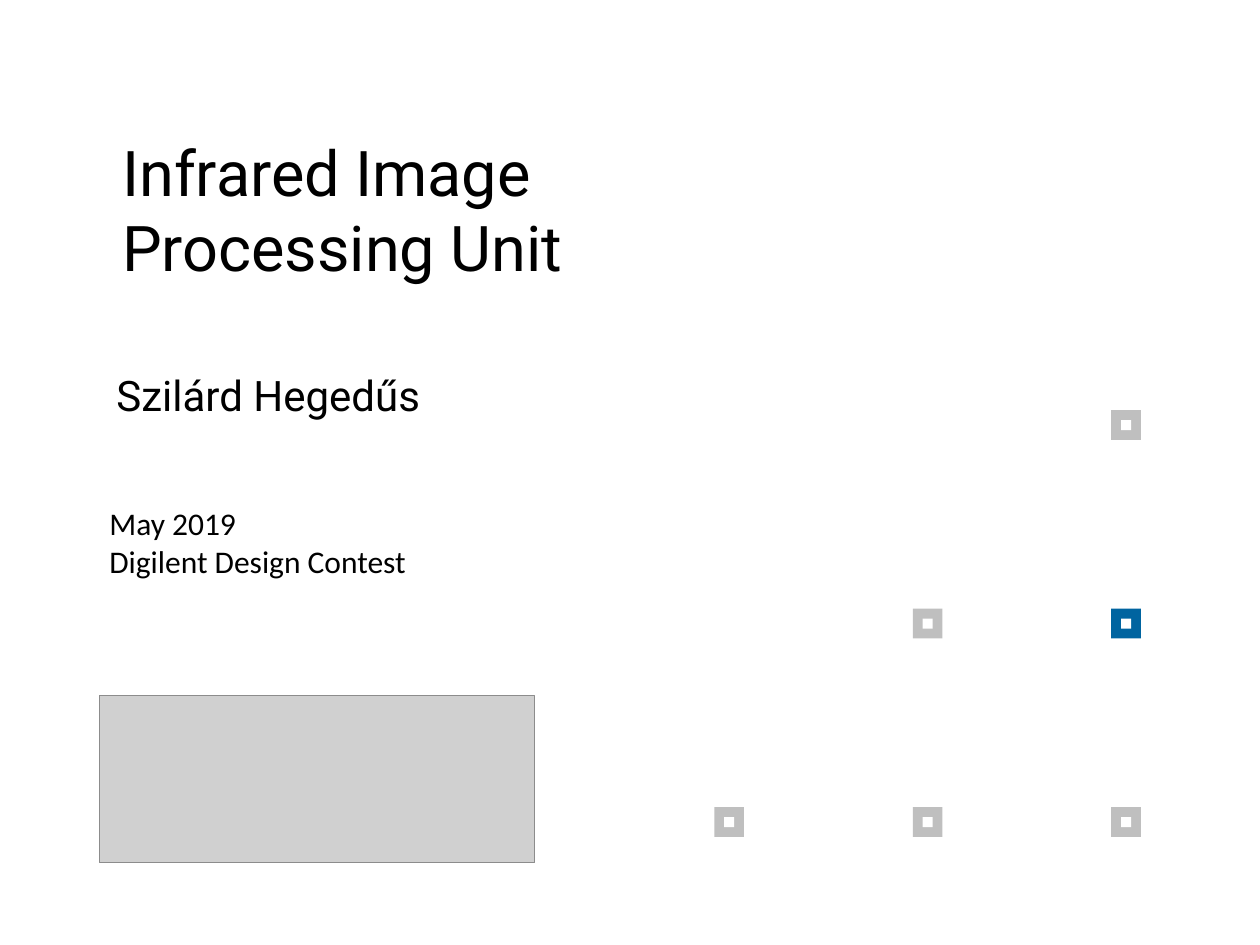
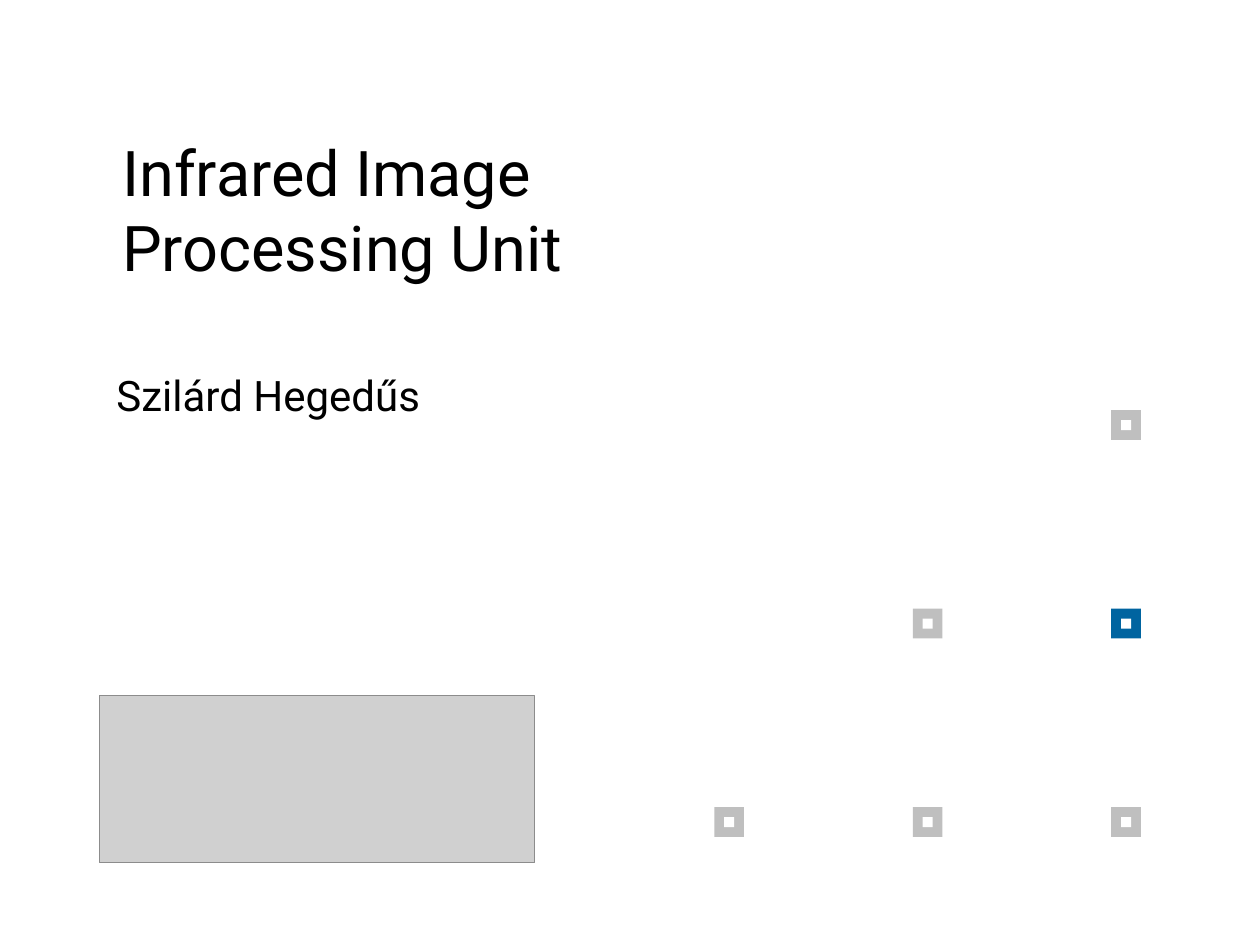
Before and after one commit to hszilard13/Infared-based-Image-processing-Zybo, a slide deck: slide 1 of Presentation/Presentation.pptx. Drawn at 1260x945 pixels with LibreOffice and Linux fonts; fonts in the diff are those of the drawing; grey boxes stand for pictures. Boxes give left, top, right and bottom in pixels: in the first picture for what was removed or moved away, otherwise in the second. Text is boxed around its words. In the diff, an @@ line names an element or a change of style, - is before the commit and + after.

```diff
--- a/Presentation/Presentation.pptx
+++ b/Presentation/Presentation.pptx
@@ text removed at bbox=[109, 514, 406, 579] @@
-May 2019
-Digilent Design Contest
```
Also in this commit, not shown: 5 other slides changed, 2 slides added.
